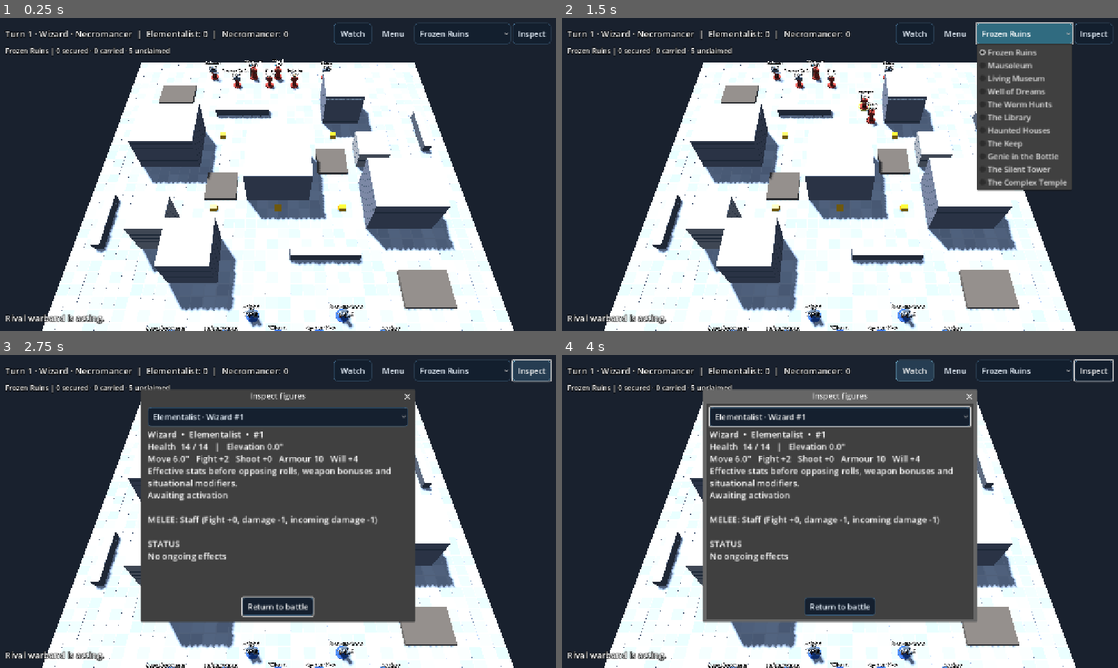
Above: before the commit, frames 1-4 (two rows, left to right).
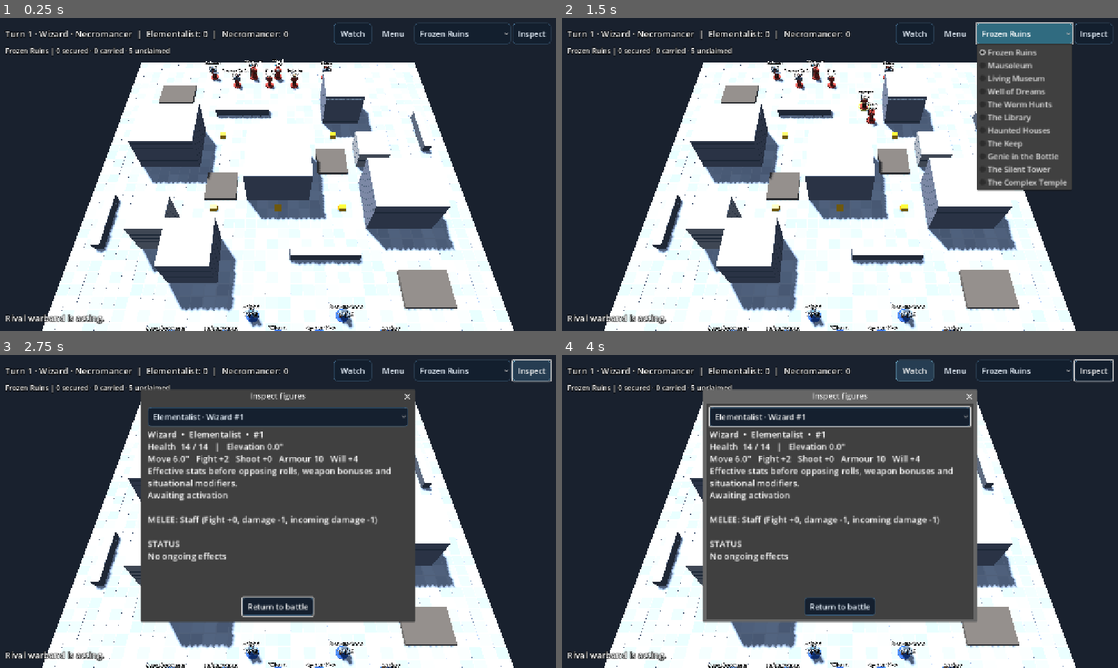
Above: after the commit, the same moments.

Repository: drag0nblad3/Frostgame
Game: Godot game, scene res://scenes/main.tscn
Two runs of this game, one before a commit and one after it. Both use one fixed random seed, a clock stepped at 60 frames per second and the inputs below.
Inputs:
- Up to frame 1 (0.25 s): no input
- Up to frame 2 (1.5 s): click "Watch" at 0.5 s; click "Frozen Ruins" at 1.25 s
- Up to frame 3 (2.75 s): click "Inspect" at 2 s
- Up to frame 4 (4 s): click "Elementalist · Wizard #1" at 2.75 s; click "Watch" at 3.5 s

The runs differ from the first frame. In frame 1, less than 0.1% of the frame differs, in the area x 38-71%, y 15-100%; in frame 2, less than 0.1%; in frame 3, less than 0.1%; in frame 4, less than 0.1%.

Commit message:
Sculpt distinct creature silhouettes and warband equipment details

Diff:
--- /dev/null
+++ b/src/view/creature_sculpt.gd
@@ -0,0 +1,160 @@
+class_name CreatureSculpt
+extends RefCounted
+## Original stylized silhouettes with low polygon counts for mobile tabletop play.
+const FROST := Color(0.72, 0.83, 0.87)
+const DARK := Color(0.15, 0.19, 0.24)
+const IVORY := Color(0.92, 0.86, 0.68)
+const ICE := Color(0.32, 0.80, 0.96)
+
+
+static func limb(root: Node3D, a: Vector3, b: Vector3, radius: float, color: Color, taper: float = 0.75) -> MeshInstance3D:
+	var m := MiniatureFactory.cylinder(root, (a + b) * 0.5, radius * taper, radius, a.distance_to(b), color)
+	var direction := (b - a).normalized()
+	var axis := Vector3.UP.cross(direction)
+	if axis.length() > 0.0001:
+		m.quaternion = Quaternion(axis.normalized(), acos(clampf(Vector3.UP.dot(direction), -1.0, 1.0)))
+	elif direction.y < 0.0:
+		m.rotation.x = PI
+	return m
+
+
+static func eye(root: Node3D, at: Vector3, color: Color = ICE) -> void:
+	var m := MiniatureFactory.sphere(root, at, Vector3.ONE * 0.075, color)
+	var mat: StandardMaterial3D = m.material_override
+	mat.emission_enabled = true
+	mat.emission = color * 0.8
+
+
+static func create(root: Node3D, f: Figure, faction: Color) -> bool:
+	match f.def.id:
+		"skeleton", "armoured_skeleton", "skeleton_archer":
+			skeleton(root, f)
+		"wraith":
+			spirit(root, false)
+		"genie":
+			spirit(root, true)
+		"ice_spider":
+			spider(root)
+		"ice_toad":
+			toad(root)
+		"white_gorilla", "werewolf", "snow_troll", "frost_giant":
+			brute(root, f)
+		"wolf", "wild_dog", "war_hound", "giant_rat", "snow_leopard", "bear", "boar":
+			beast(root, f.def.id)
+		_:
+			return false
+	return true
+
+
+static func skeleton(root: Node3D, f: Figure) -> void:
+	var armored := f.def.id == "armoured_skeleton"
+	var metal := Color(0.32, 0.42, 0.48)
+	for x: float in [-0.15, 0.15]:
+		limb(root, Vector3(x, 0.11, -0.03), Vector3(x * 0.8, 0.63, 0), 0.065, IVORY)
+		MiniatureFactory.sphere(root, Vector3(x, 0.10, -0.10), Vector3(0.14, 0.12, 0.27), IVORY)
+		limb(root, Vector3(x * 1.9, 1.11, 0), Vector3(x * 2.5, 0.72, -0.13), 0.055, IVORY)
+	MiniatureFactory.sphere(root, Vector3(0, 0.63, 0), Vector3(0.40, 0.24, 0.26), IVORY)
+	limb(root, Vector3(0, 0.64, 0.03), Vector3(0, 1.22, 0.03), 0.075, IVORY)
+	for i in 4:
+		var y := 0.83 + i * 0.095
+		var rib := TorusMesh.new()
+		rib.inner_radius = 0.16
+		rib.outer_radius = 0.22
+		MiniatureFactory.mesh(root, rib, Vector3(0, y, -0.025), IVORY).scale = Vector3(1, 0.55, 0.63)
+	MiniatureFactory.sphere(root, Vector3(0, 1.38, -0.04), Vector3(0.34, 0.36, 0.31), IVORY)
+	for x: float in [-0.09, 0.09]:
+		MiniatureFactory.sphere(root, Vector3(x, 1.40, -0.19), Vector3.ONE * 0.10, DARK)
+		eye(root, Vector3(x, 1.40, -0.225), Color(0.68, 0.95, 0.57))
+	MiniatureFactory.box(root, Vector3(0, 1.25, -0.12), Vector3(0.22, 0.11, 0.17), IVORY.darkened(0.13))
+	if armored:
+		MiniatureFactory.box(root, Vector3(0, 1.00, -0.15), Vector3(0.42, 0.33, 0.09), metal)
+		MiniatureFactory.sphere(root, Vector3(0, 1.49, 0), Vector3(0.39, 0.20, 0.34), metal)
+	MiniatureFactory.weapon(root, f)
+
+
+static func spirit(root: Node3D, genie: bool) -> void:
+	var cloth := Color(0.22, 0.48, 0.66) if genie else Color(0.16, 0.25, 0.36)
+	for i in 5:
+		var p := Vector3(sin(i * 0.8) * 0.12, 0.14 + i * 0.16, cos(i * 0.7) * 0.13)
+		MiniatureFactory.sphere(root, p, Vector3(0.22 + i * 0.065, 0.32, 0.22 + i * 0.065), cloth.lightened(i * 0.04))
+	MiniatureFactory.sphere(root, Vector3(0, 1.02, 0), Vector3(0.64, 0.63, 0.40), cloth)
+	for x: float in [-1.0, 1.0]:
+		limb(root, Vector3(x * 0.26, 1.13, 0), Vector3(x * 0.45, 1.0, -0.16), 0.16, cloth)
+		limb(root, Vector3(x * 0.45, 1.0, -0.16), Vector3(x * 0.50, 1.28, -0.36), 0.11, cloth.lightened(0.14))
+		if genie:
+			MiniatureFactory.cylinder(root, Vector3(x * 0.46, 1.13, -0.25), 0.15, 0.14, 0.10, IVORY)
+	MiniatureFactory.sphere(root, Vector3(0, 1.49, 0), Vector3(0.43, 0.47, 0.38), cloth.lightened(0.15))
+	MiniatureFactory.sphere(root, Vector3(0, 1.45, -0.15), Vector3(0.28, 0.31, 0.15), DARK)
+	for x: float in [-0.09, 0.09]:
+		eye(root, Vector3(x, 1.49, -0.23), Color(1.0, 0.77, 0.30) if genie else ICE)
+	if genie:
+		MiniatureFactory.cylinder(root, Vector3(0, 1.70, 0), 0.14, 0.24, 0.16, IVORY)
+		MiniatureFactory.sphere(root, Vector3(0, 1.74, -0.17), Vector3.ONE * 0.13, ICE)
+
+
+static func spider(root: Node3D) -> void:
+	MiniatureFactory.sphere(root, Vector3(0, 0.43, 0.14), Vector3(0.63, 0.58, 0.78), FROST.darkened(0.25))
+	MiniatureFactory.sphere(root, Vector3(0, 0.39, -0.31), Vector3(0.42, 0.36, 0.42), DARK)
+	for side: float in [-1.0, 1.0]:
+		for i in 4:
+			var z := -0.33 + i * 0.19
+			var knee := Vector3(side * 0.55, 0.65, z * 1.4)
+			limb(root, Vector3(side * 0.18, 0.42, z), knee, 0.07, FROST)
+			limb(root, knee, Vector3(side * 0.75, 0.04, z * 1.8), 0.055, DARK, 0.3)
+		eye(root, Vector3(side * 0.10, 0.45, -0.51))
+		limb(root, Vector3(side * 0.13, 0.33, -0.47), Vector3(side * 0.07, 0.18, -0.59), 0.05, IVORY, 0.1)
+
+
+static func toad(root: Node3D) -> void:
+	var skin := Color(0.28, 0.50, 0.49)
+	MiniatureFactory.sphere(root, Vector3(0, 0.35, 0.04), Vector3(0.85, 0.58, 0.82), skin)
+	MiniatureFactory.sphere(root, Vector3(0, 0.37, -0.40), Vector3(0.76, 0.38, 0.44), skin.lightened(0.12))
+	for x: float in [-0.29, 0.29]:
+		MiniatureFactory.sphere(root, Vector3(x, 0.58, -0.40), Vector3.ONE * 0.21, skin)
+		eye(root, Vector3(x, 0.60, -0.50), Color(0.96, 0.80, 0.30))
+		MiniatureFactory.sphere(root, Vector3(x * 1.4, 0.22, 0.25), Vector3(0.30, 0.40, 0.55), skin.darkened(0.18))
+		MiniatureFactory.box(root, Vector3(x * 1.5, 0.07, -0.32), Vector3(0.27, 0.08, 0.40), skin)
+
+
+static func beast(root: Node3D, id: String) -> void:
+	var fur := FROST.darkened(0.35) if id == "wolf" else (FROST if id == "snow_leopard" else Color(0.40, 0.27, 0.19))
+	if id == "giant_rat":
+		fur = Color(0.40, 0.39, 0.41)
+	var bulk := 1.35 if id in ["bear", "boar"] else (0.7 if id == "giant_rat" else 1.0)
+	MiniatureFactory.sphere(root, Vector3(0, 0.48 * bulk, 0.05), Vector3(0.52, 0.55, 0.89) * bulk, fur)
+	MiniatureFactory.sphere(root, Vector3(0, 0.60 * bulk, -0.39 * bulk), Vector3(0.39, 0.39, 0.39) * bulk, fur)
+	MiniatureFactory.sphere(root, Vector3(0, 0.52 * bulk, -0.63 * bulk), Vector3(0.24, 0.22, 0.38) * bulk, fur.darkened(0.28))
+	for x: float in [-0.22, 0.22]:
+		for z: float in [-0.25, 0.34]:
+			limb(root, Vector3(x, 0.43, z) * bulk, Vector3(x * 1.12, 0.07, z - 0.06) * bulk, 0.10 * bulk, fur)
+		MiniatureFactory.sphere(root, Vector3(x * 0.62, 0.83, -0.39) * bulk, Vector3(0.16, 0.21, 0.12) * bulk, fur)
+		eye(root, Vector3(x * 0.55, 0.65, -0.57) * bulk, Color(0.94, 0.76, 0.34))
+		if id == "boar":
+			limb(root, Vector3(x * 0.57, 0.43, -0.75) * bulk, Vector3(x, 0.63, -0.84) * bulk, 0.065, IVORY, 0.05)
+	var tail := Vector3(0.0, 0.52, 0.48) * bulk
+	limb(root, tail, tail + Vector3(0.18, 0.20, 0.40 if id in ["giant_rat", "snow_leopard", "wolf"] else 0.17), 0.055 if id == "giant_rat" else 0.10, fur, 0.3)
+	if id == "snow_leopard":
+		for side: float in [-1.0, 1.0]:
+			for i in 5:
+				MiniatureFactory.sphere(root, Vector3(side * 0.255, 0.48 + sin(i * 2.1) * 0.12, -0.28 + i * 0.16), Vector3(0.035, 0.10, 0.10), DARK)
+
+
+static func brute(root: Node3D, f: Figure) -> void:
+	var fur := FROST if f.def.id in ["white_gorilla", "frost_giant"] else Color(0.38, 0.42, 0.40)
+	var size := 1.4 if f.def.traits.has("large") else 1.0
+	for x: float in [-0.18, 0.18]:
+		limb(root, Vector3(x, 0.07, -0.04), Vector3(x, 0.65, 0), 0.15, fur.darkened(0.20))
+		limb(root, Vector3(x * 1.7, 1.16, 0), Vector3(x * 2.65, 0.71, -0.08), 0.18, fur)
+		limb(root, Vector3(x * 2.65, 0.71, -0.08), Vector3(x * 2.4, 0.34, -0.21), 0.15, fur.darkened(0.10))
+	MiniatureFactory.sphere(root, Vector3(0, 0.92, 0), Vector3(0.77, 0.80, 0.51), fur)
+	MiniatureFactory.sphere(root, Vector3(0, 1.42, -0.08), Vector3(0.43, 0.42, 0.39), fur.darkened(0.16))
+	MiniatureFactory.sphere(root, Vector3(0, 1.33, -0.28), Vector3(0.29, 0.20, 0.29), DARK)
+	for x: float in [-0.10, 0.10]:
+		eye(root, Vector3(x, 1.47, -0.28))
+		if f.def.id == "werewolf":
+			MiniatureFactory.cylinder(root, Vector3(x * 1.5, 1.69, -0.07), 0.012, 0.09, 0.23, fur)
+	if f.def.id == "frost_giant":
+		MiniatureFactory.box(root, Vector3(0, 0.77, -0.26), Vector3(0.64, 0.30, 0.12), Color(0.24, 0.38, 0.50))
+		limb(root, Vector3(0.47, 0.38, -0.17), Vector3(0.68, 1.48, -0.14), 0.10, DARK)
+		MiniatureFactory.box(root, Vector3(0.68, 1.47, -0.14), Vector3(0.38, 0.39, 0.35), ICE.darkened(0.20))
+	root.scale = Vector3.ONE * size
--- a/src/view/miniature_factory.gd
+++ b/src/view/miniature_factory.gd
@@ -11,6 +11,8 @@
 static func create(f: Figure, faction: Color) -> Node3D:
 	var model := Node3D.new()
 	var color := faction
+	if CreatureSculpt.create(model, f, faction):
+		return model
 	if f.def.traits.has("construct"):
 		construct(model, faction, 1.25 if f.def.traits.has("large") else 1.0)
 	elif f.def.id == "giant_worm":
@@ -52,6 +54,7 @@
 		if demon:
 			for x: float in [-0.14, 0.14]:
 				cylinder(model, Vector3(x, 1.53, 0), 0.015, 0.08, 0.28, BONE.darkened(0.35))
+		WarbandSculpt.decorate(model, f, faction)
 		weapon(model, f)
 		if large:
 			model.scale = Vector3(1.23, 1.35, 1.23)
@@ -72,9 +75,10 @@
 			box(model, Vector3(0.39, 0.82, -0.07), Vector3(0.23, 0.065, 0.09), LEATHER)
 	if f.ranged != null:
 		if f.ranged.id == "bow":
-			var bow := cylinder(model, Vector3(-0.43, 0.91, -0.16), 0.04, 0.04, 1.1, LEATHER.lightened(0.25))
-			bow.rotation.z = -0.15
-			box(model, Vector3(-0.51, 0.92, -0.12), Vector3(0.025, 0.96, 0.025), BONE)
+			var points := [Vector3(-0.39, 0.37, -0.18), Vector3(-0.53, 0.58, -0.18), Vector3(-0.58, 0.91, -0.18), Vector3(-0.53, 1.24, -0.18), Vector3(-0.39, 1.45, -0.18)]
+			for i in range(1, points.size()):
+				CreatureSculpt.limb(model, points[i - 1], points[i], 0.035, LEATHER.lightened(0.25), 1.0)
+			CreatureSculpt.limb(model, points[0], points[-1], 0.010, BONE, 1.0)
 		else:
 			box(model, Vector3(-0.38, 0.85, -0.19), Vector3(0.11, 0.10, 0.60), LEATHER)
 			box(model, Vector3(-0.38, 0.88, -0.37), Vector3(0.65, 0.06, 0.10), IRON)
--- /dev/null
+++ b/src/view/warband_sculpt.gd
@@ -0,0 +1,43 @@
+class_name WarbandSculpt
+extends RefCounted
+## Distinct equipment silhouettes for the existing warband roles.
+const GOLD := Color(0.78, 0.62, 0.29)
+const STEEL := Color(0.57, 0.65, 0.69)
+const HIDE := Color(0.28, 0.19, 0.13)
+
+
+static func decorate(root: Node3D, f: Figure, color: Color) -> void:
+	var id := f.def.id
+	if id in ["wizard", "apprentice"]:
+		MiniatureFactory.box(root, Vector3(-0.18, 0.70, -0.19), Vector3(0.16, 0.21, 0.10), HIDE)
+		MiniatureFactory.box(root, Vector3(0.0, 0.73, -0.24), Vector3(0.12, 0.10, 0.04), GOLD)
+		if id == "wizard":
+			MiniatureFactory.sphere(root, Vector3(0, 1.15, -0.16), Vector3(0.21, 0.33, 0.17), Color(0.82, 0.84, 0.82))
+		return
+	if id in ["knight", "templar", "marksman", "man_at_arms", "infantryman"]:
+		for x: float in [-0.31, 0.31]:
+			MiniatureFactory.sphere(root, Vector3(x, 1.12, 0), Vector3(0.28, 0.23, 0.31), STEEL)
+			MiniatureFactory.box(root, Vector3(x * 0.45, 0.38, -0.11), Vector3(0.19, 0.27, 0.08), STEEL)
+		MiniatureFactory.box(root, Vector3(0, 0.97, -0.19), Vector3(0.14, 0.38, 0.06), color)
+		if id == "templar":
+			MiniatureFactory.box(root, Vector3(0, 1.05, -0.23), Vector3(0.30, 0.07, 0.05), GOLD)
+		if id == "knight":
+			MiniatureFactory.box(root, Vector3(0, 1.58, 0), Vector3(0.09, 0.18, 0.32), color.lightened(0.18))
+	elif id in ["ranger", "tracker", "thief", "treasure_hunter", "archer"]:
+		MiniatureFactory.sphere(root, Vector3(0, 1.36, 0.04), Vector3(0.44, 0.44, 0.38), color.darkened(0.55))
+		MiniatureFactory.box(root, Vector3(0, 0.82, 0.22), Vector3(0.47, 0.72, 0.10), color.darkened(0.45))
+		MiniatureFactory.box(root, Vector3(0.18, 0.66, -0.16), Vector3(0.18, 0.20, 0.13), HIDE)
+		if f.ranged != null:
+			CreatureSculpt.limb(root, Vector3(0.23, 0.68, 0.20), Vector3(0.12, 1.36, 0.26), 0.10, HIDE, 1.0)
+	elif id == "barbarian":
+		for x: float in [-0.22, 0.22]:
+			MiniatureFactory.sphere(root, Vector3(x, 1.15, 0), Vector3(0.30, 0.28, 0.36), HIDE.lightened(0.35))
+		MiniatureFactory.box(root, Vector3(0, 0.56, -0.09), Vector3(0.47, 0.35, 0.30), HIDE)
+	elif id == "apothecary":
+		for i in 3:
+			var x := -0.18 + i * 0.18
+			MiniatureFactory.sphere(root, Vector3(x, 0.72, -0.22), Vector3(0.12, 0.17, 0.12), Color(0.40, 0.83, 0.55) if i % 2 == 0 else Color(0.54, 0.69, 0.95))
+			MiniatureFactory.cylinder(root, Vector3(x, 0.82, -0.22), 0.035, 0.035, 0.05, HIDE)
+	elif id == "vampire":
+		MiniatureFactory.box(root, Vector3(0, 0.92, 0.23), Vector3(0.60, 1.11, 0.11), Color(0.25, 0.06, 0.10))
+		MiniatureFactory.box(root, Vector3(0, 1.32, 0.20), Vector3(0.57, 0.23, 0.09), Color(0.11, 0.10, 0.15))
